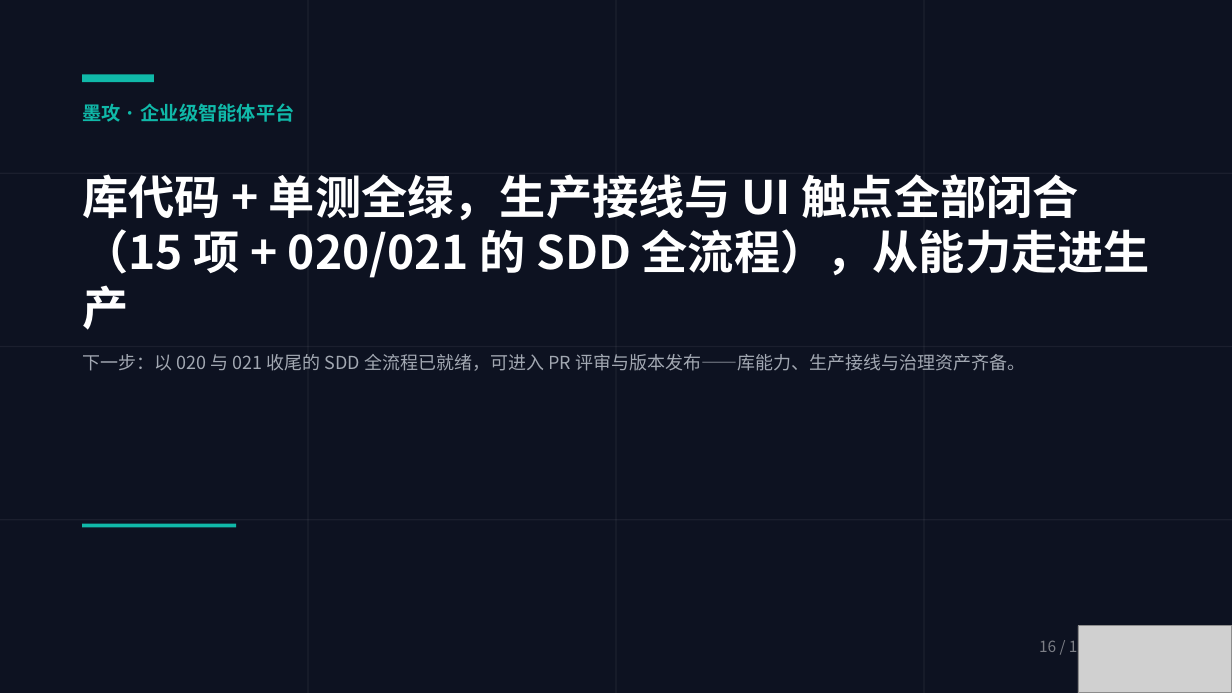
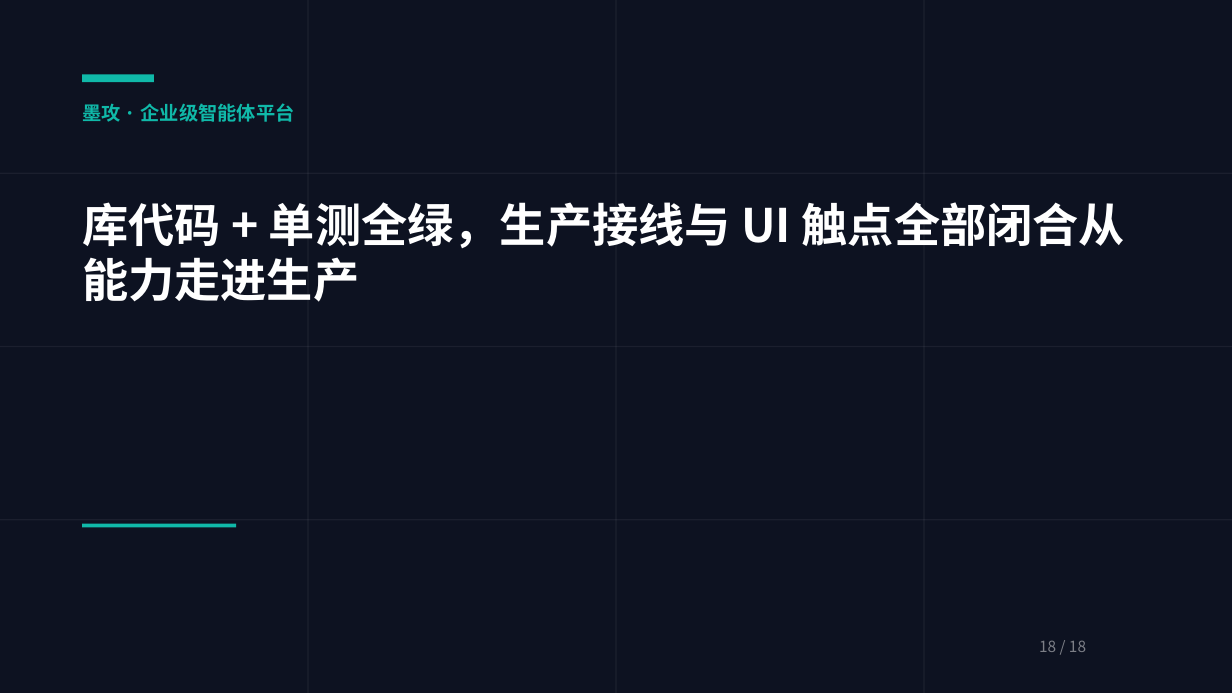
Before and after one commit to cooper2006/mogo, a slide deck: slide 18 of docs/intro-v4.pptx (slide 16 before the commit). Drawn at 1232x693 pixels with LibreOffice and Linux fonts; fonts in the diff are those of the drawing; grey boxes stand for pictures. Boxes give left, top, right and bottom in pixels: in the first picture for what was removed or moved away, otherwise in the second. Text is boxed around its words. In the diff, an @@ line names an element or a change of style, - is before the commit and + after.

Commit message:
build(offline): 构建缓存挂载 + 发布前 bundle 检查 + pptx 终版
- web/runtime-host 的 npm/pnpm 安装包进 BuildKit cache mount，跨 lockfile
  变更复用 tarball，避免每次重建联网重拉
- admin-web build 不再在镜像里跑 vue-tsc（类型检查拆到 CI quality-gate）
- chat-api apt 安装统一走 apt_install 助手，playwright 系统库改由 apt bundle 安装
- apt_packages_bundle.sh 支持 apt_install 形态解析 + --reinstall 自包含 + 架构感知
- prepare-release.sh 新增 check_build_bundles：占位符/缺失检查 + playwright
  chromium 架构错配提前拦截
- 7 个 *-bundle.tar.gz 还原为 HEAD 占位符，避免 ~2.9GB 真实 bundle 入库
- docs/intro-v4.pptx 提交 18 页终版（HEAD 原为 17 页）

```diff
--- a/docs/intro-v4.pptx
+++ b/docs/intro-v4.pptx
@@ text at bbox=[82, 202, 1125, 302]: text changed @@
-库代码 + 单测全绿，生产接线与 UI 触点全部闭合（15 项 + 020/021 的 SDD 全流程），从能力走进生产
+库代码 + 单测全绿，生产接线与 UI 触点全部闭合从能力走进生产
@@ text removed at bbox=[82, 354, 1025, 371] @@
-下一步：以 020 与 021 收尾的 SDD 全流程已就绪，可进入 PR 评审与版本发布——库能力、生产接线与治理资产齐备。
@@ picture removed at bbox=[1079, 626, 1232, 693] @@
@@ text at bbox=[1039, 640, 1086, 652]: text changed @@
-16 / 16
+18 / 18
```
Also in this commit, not shown: 15 other slides changed, 2 slides added, 8 other files.
